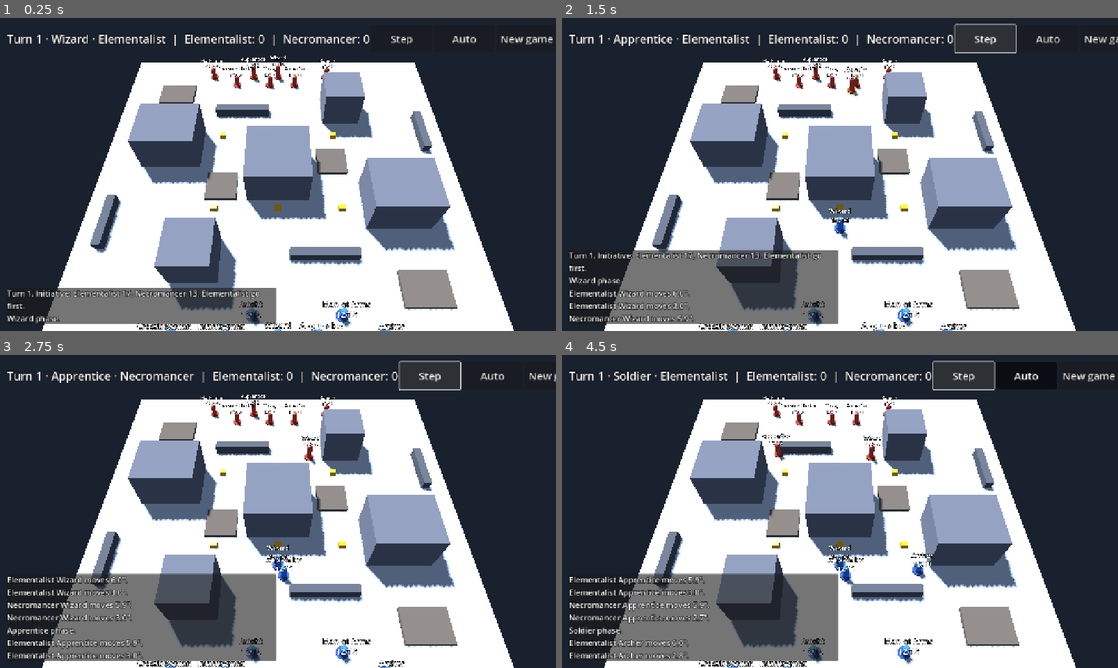
Above: before the commit, frames 1-4 (two rows, left to right).
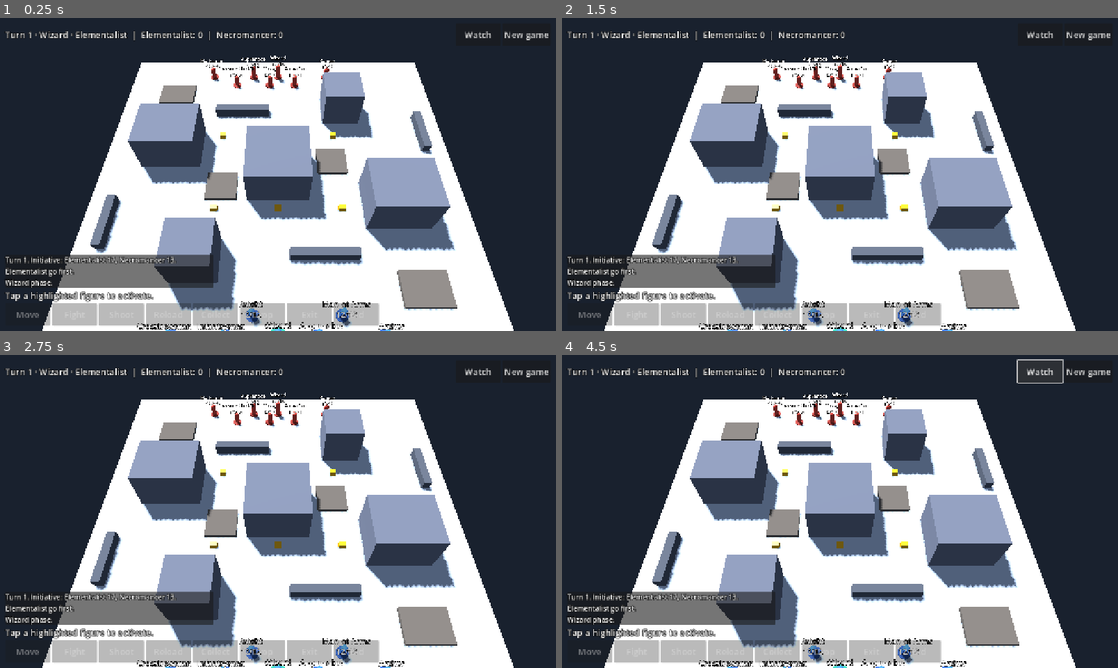
Above: after the commit, the same moments.

Repository: drag0nblad3/Frostgame
Game: Godot game, scene res://scenes/main.tscn
Same seed, same stepped clock (60 frames per second), same inputs: the game is played once before the commit and once after it.
Inputs (mouse positions are in pixels of both pictures, inside the frame that each line leads up to):
- Up to frame 1 (0.25 s): no input
- Up to frame 2 (1.5 s): click (962, 39) at 0.5 s, where only the run before the commit has a clickable "Step"; click (967, 39) at 1.25 s, where only the run before the commit has a clickable "Step"
- Up to frame 3 (2.75 s): click (422, 376) at 2 s, where only the run before the commit has a clickable "Step"
- Up to frame 4 (4.5 s): click (990, 376) at 2.75 s, where only the run before the commit has a clickable "Step"; click (1040, 370) at 3.5 s, where only the run after the commit has a clickable "Watch"; click (945, 370) at 4.25 s, where only the run after the commit has a clickable "Watch"

The runs differ from the first frame. In frame 1, 11% of the frame differs, in the area x 1-100%, y 4-100%; in frame 2, 11%; in frame 3, 13%; in frame 4, 15%, in the area x 1-100%, y 1-100%.

Commit message:
Add human-controlled warband, legal action previews and touch commands

Diff:
--- a/src/core/state/game_controller.gd
+++ b/src/core/state/game_controller.gd
@@ -82,11 +82,16 @@
 	return f != null and f.in_play() and f.actions_left > 0 and not f.acted
 
 
+func can_fight(target_id: int) -> bool:
+	var t := state.figure(target_id)
+	return can_act() and t != null and Contact.enemies_of(state.figures, state.active()).has(t)
+
+
 func fight(target_id: int) -> bool:
+	if not can_fight(target_id):
+		return false
 	var f := state.active()
 	var t := state.figure(target_id)
-	if not can_act() or t == null or not Contact.enemies_of(state.figures, f).has(t):
-		return false
 	var res := Melee.resolve(dice, state.figures, f, t, state.critical_hits)
 	_spend(f)
 	res["id"] = f.id
@@ -119,15 +124,16 @@
 
 
 ## Reload may replace the movement action (p. 34); never while engaged.
+func can_reload() -> bool:
+	var f := state.active()
+	return f != null and f.in_play() and f.actions_left > 0 and f.ranged != null and f.ranged.needs_reload and not f.loaded and not Contact.in_combat(state.figures, f) and (f.moves_taken == 0 or can_act())
+
+
 func reload() -> bool:
+	if not can_reload():
+		return false
 	var f := state.active()
-	if f == null or f.actions_left <= 0 or f.ranged == null or not f.ranged.needs_reload or f.loaded:
-		return false
-	if Contact.in_combat(state.figures, f):
-		return false
 	if f.moves_taken > 0:
-		if not can_act():
-			return false
 		_spend(f)
 	else:
 		f.actions_left -= 1
@@ -175,3 +181,11 @@
 
 func exit_table(node: Vector2i) -> bool:
 	return _loot.exit_table(node)
+
+
+func can_drop_treasure(at: Vector2) -> bool:
+	return _loot.can_drop(at)
+
+
+func can_exit_table(node: Vector2i, r: MoveReach = null) -> bool:
+	return _loot.can_exit(node, r)
--- a/src/core/state/treasure_actions.gd
+++ b/src/core/state/treasure_actions.gd
@@ -25,7 +25,7 @@
 	return true
 
 
-func drop(at: Vector2) -> bool:
+func can_drop(at: Vector2) -> bool:
 	var f := _c.state.active()
 	if f == null or not f.in_play() or f.treasure_id < 0 or f.actions_left <= 0:
 		return false
@@ -38,9 +38,14 @@
 	for other in _c.state.figures:
 		if other.in_play() and other.pos.distance_to(at) < Figure.BASE_RADIUS + TreasureRules.TOKEN_RADIUS:
 			return false
+	return f.moves_taken == 0 or _c.can_act()
+
+
+func drop(at: Vector2) -> bool:
+	if not can_drop(at):
+		return false
+	var f := _c.state.active()
 	if f.moves_taken > 0:
-		if not _c.can_act():
-			return false
 		_c._spend(f)
 	else:
 		f.actions_left -= 1
@@ -61,11 +66,12 @@
 	_c.emit("treasure_drop", {"id": f.id, "treasure": token.id, "at": at})
 
 
-func exit_table(node: Vector2i) -> bool:
+func can_exit(node: Vector2i, r: MoveReach = null) -> bool:
 	if not _c.can_move():
 		return false
 	var f := _c.state.active()
-	var r := _c.reach()
+	if r == null:
+		r = _c.reach()
 	var at := MoveGrid.to_pos(node)
 	if not r.can_reach(node) or TreasureRules.edge_distance(_c.state.board, at) > Figure.BASE_RADIUS + 0.01:
 		return false
@@ -75,6 +81,13 @@
 	for enemy in _c.state.figures:
 		if enemy.in_play() and enemy.side != f.side and Contact.touching(enemy.pos, at):
 			return false
+	return true
+
+
+func exit_table(node: Vector2i) -> bool:
+	if not can_exit(node):
+		return false
+	var f := _c.state.active()
 	if not _c.move_to(node):
 		return false
 	if f.treasure_id >= 0:
--- /dev/null
+++ b/src/view/battle/battle_input.gd
@@ -0,0 +1,172 @@
+class_name BattleInput
+extends RefCounted
+## Player intents and legal-target previews. All mutations go through GameController.
+
+var c: GameController
+var hud: BattleHud
+var camera: Camera3D
+var markers: BattleMarkers
+var mode := ""
+var available: Array[String] = []
+var reach: MoveReach
+var targets: Array[Figure] = []
+var tokens: Array[TreasureToken] = []
+var nodes: Array[Vector2i] = []
+var drops: Array[Vector2] = []
+
+
+func _init(controller: GameController, command_bar: BattleHud, cam: Camera3D, overlay: BattleMarkers) -> void:
+	c = controller
+	hud = command_bar
+	camera = cam
+	markers = overlay
+
+
+func lock(hint: String) -> void:
+	hud.set_actions([], "", hint)
+	markers.clear()
+
+
+func refresh() -> void:
+	available.clear()
+	reach = null
+	var f := c.state.active()
+	if f == null:
+		mode = "select"
+		preview()
+		return
+	if c.can_move():
+		reach = c.reach()
+		available.append("move")
+		for n: Vector2i in reach.nodes():
+			if c.can_exit_table(n, reach):
+				available.append("exit")
+				break
+	for enemy in c.state.figures:
+		if c.can_fight(enemy.id) and not available.has("fight"):
+			available.append("fight")
+		if c.can_shoot(enemy.id) and not available.has("shoot"):
+			available.append("shoot")
+	for token in c.state.treasures:
+		if c.can_pick_up(token.id):
+			available.append("collect")
+			break
+	if c.can_reload():
+		available.append("reload")
+	drops.clear()
+	for dx in range(-2, 3):
+		for dy in range(-2, 3):
+			var at := f.pos + Vector2(dx, dy) * 0.5
+			if c.can_drop_treasure(at):
+				drops.append(at)
+	if not drops.is_empty():
+		available.append("drop")
+	available.append("end")
+	if not available.has(mode) or mode in ["reload", "end"]:
+		mode = available[0] if available[0] not in ["reload", "end"] else ""
+	preview()
+
+
+func preview() -> void:
+	targets.clear()
+	tokens.clear()
+	nodes.clear()
+	var points: Array[Vector2] = []
+	var color := Color(0.28, 0.9, 0.8)
+	var radius := 0.17
+	var hint := "Tap a highlighted figure to activate."
+	var f := c.state.active()
+	match mode:
+		"select":
+			targets.assign(c.activatable())
+			radius = 0.65
+		"move", "exit":
+			if reach != null:
+				for n: Vector2i in reach.nodes():
+					if mode == "move" or c.can_exit_table(n, reach):
+						nodes.append(n)
+						points.append(MoveGrid.to_pos(n))
+			hint = "Tap a marked destination." if mode == "move" else "Tap a marked table edge to retreat."
+		"fight", "shoot":
+			for t in c.state.figures:
+				if (c.can_fight(t.id) if mode == "fight" else c.can_shoot(t.id)):
+					targets.append(t)
+			radius = 0.65
+			color = Color(1.0, 0.35, 0.25)
+			hint = "Tap a marked enemy."
+		"collect":
+			for token in c.state.treasures:
+				if c.can_pick_up(token.id):
+					tokens.append(token)
+					points.append(token.pos)
+			radius = 0.5
+			color = Color(1.0, 0.78, 0.15)
+			hint = "Tap a marked treasure."
+		"drop":
+			points.assign(drops)
+			hint = "Tap a marked place to drop treasure."
+		_:
+			hint = "Choose Reload or End."
+	for t in targets:
+		points.append(t.pos)
+	markers.show_points(points, color, radius)
+	if f != null:
+		hint = "%s · %d action(s) · HP %d/%d%s — %s" % [f.label(), f.actions_left, f.health, f.def.health, " · Carrying treasure" if f.treasure_id >= 0 else "", hint]
+	hud.set_actions(available, mode, hint)
+
+
+func action(key: String) -> bool:
+	if not available.has(key):
+		return false
+	match key:
+		"reload":
+			return c.reload()
+		"end":
+			c.end_activation()
+			mode = ""
+			return true
+	mode = key
+	preview()
+	return false
+
+
+func tap(screen: Vector2) -> bool:
+	if mode in ["select", "fight", "shoot"]:
+		var id := _figure_at(screen)
+		if id < 0:
+			return false
+		match mode:
+			"select": return c.activate(id)
+			"fight": return c.fight(id)
+			"shoot": return c.shoot(id)
+	var hit: Variant = Plane(Vector3.UP, 0.0).intersects_ray(camera.project_ray_origin(screen), camera.project_ray_normal(screen))
+	if hit == null:
+		return false
+	var at := TableSpace.to_table(hit)
+	if mode == "collect":
+		for token in tokens:
+			if at.distance_to(token.pos) <= 0.9:
+				return c.pick_up(token.id)
+	if mode == "drop":
+		for p in drops:
+			if at.distance_to(p) <= 0.3:
+				return c.drop_treasure(p)
+	if mode in ["move", "exit"]:
+		var n := MovePlanner.node_at(at)
+		if nodes.has(n):
+			return c.move_to(n) if mode == "move" else c.exit_table(n)
+	return false
+
+
+func _figure_at(screen: Vector2) -> int:
+	var id := -1
+	var distance := 42.0
+	for f in targets:
+		var point := TableSpace.to_world(f.pos, 0.75)
+		if camera.is_position_behind(point):
+			continue
+		var d := screen.distance_to(camera.unproject_position(point))
+		if d < distance:
+			distance = d
+			id = f.id
+	return id
--- /dev/null
+++ b/src/view/battle/battle_markers.gd
@@ -0,0 +1,34 @@
+class_name BattleMarkers
+extends Node3D
+## Instanced tabletop markers: legal movement positions or selectable targets.
+
+var _markers: MultiMeshInstance3D
+
+
+func clear() -> void:
+	if _markers != null:
+		_markers.queue_free()
+		_markers = null
+
+
+func show_points(points: Array[Vector2], color: Color, radius: float) -> void:
+	clear()
+	if points.is_empty():
+		return
+	_markers = MultiMeshInstance3D.new()
+	var disk := CylinderMesh.new()
+	disk.top_radius = radius
+	disk.bottom_radius = radius
+	disk.height = 0.025
+	var mat := StandardMaterial3D.new()
+	mat.shading_mode = BaseMaterial3D.SHADING_MODE_UNSHADED
+	mat.albedo_color = color
+	disk.material = mat
+	var mm := MultiMesh.new()
+	mm.transform_format = MultiMesh.TRANSFORM_3D
+	mm.mesh = disk
+	mm.instance_count = points.size()
+	for i in points.size():
+		mm.set_instance_transform(i, Transform3D(Basis.IDENTITY, TableSpace.to_world(points[i], 0.035)))
+	_markers.multimesh = mm
+	add_child(_markers)
--- a/src/view/battle/battle_scene.gd
+++ b/src/view/battle/battle_scene.gd
@@ -1,6 +1,5 @@
 extends Node3D
-## Composition root for watching a game: loads the scenario, wires the
-## controller to the views, and lets the bot play both warbands.
+## Composition root for human-vs-bot play or optional bot-vs-bot observation.
 
 const SCENARIO := "treasure_skirmish"
 ## Pause between bot activations in Auto mode (seconds).
@@ -10,6 +9,11 @@
 var player: EventPlayer
 var hud: BattleHud
 var auto_play := false
+var watch_mode := false
+var player_side := 0
+var _input: BattleInput
+var _markers: BattleMarkers
+var _dirty := true
 var _figures: FigureDb
 var _terrain: TerrainDb
 var _board_view: BoardView
@@ -27,15 +31,26 @@
 	add_child(_rig)
 	hud = BattleHud.new()
 	add_child(hud)
-	hud.step_pressed.connect(step)
+	hud.step_pressed.connect(func() -> void:
+		if watch_mode:
+			step())
 	hud.auto_toggled.connect(func(on: bool) -> void: auto_play = on)
+	hud.watch_toggled.connect(set_watch_mode)
+	hud.action_pressed.connect(_on_action)
 	hud.new_game_pressed.connect(func() -> void: new_game(0))
+	_rig.tapped.connect(_on_tap)
+	_markers = BattleMarkers.new()
+	add_child(_markers)
 	new_game(0)
 
 
 func new_game(seed_value: int) -> void:
 	if player != null:
 		player.queue_free()
+	_markers.clear()
+	auto_play = false
+	hud.set_auto(false)
+	_wait = 0.0
 	var state := ScenarioLoader.load_id(SCENARIO, _figures, _terrain)
 	controller = GameController.new(state, Dice.new(seed_value))
 	_board_view.build(state.board)
@@ -52,20 +67,29 @@
 	hud.clear_log()
 	player.line_logged.connect(hud.add_line)
 	controller.event_emitted.connect(player.push)
+	controller.event_emitted.connect(_on_event)
+	_input = BattleInput.new(controller, hud, _rig.camera, _markers)
 	controller.start_game()
 	_update_status()
+	_dirty = true
 
 
 ## Plays one bot activation for whichever side is to move.
 func step() -> void:
-	if controller.state.over or not player.idle():
+	if controller.state.over or not player.idle() or controller.state.active() != null:
 		return
 	Bot.play_activation(controller)
 	_update_status()
 
 
 func _process(delta: float) -> void:
-	if not auto_play or controller.state.over or not player.idle():
+	if controller == null or not player.idle():
+		_wait = 0.0
+		return
+	if _dirty:
+		_refresh()
+	var s := controller.state
+	if s.over or (watch_mode and not auto_play) or (not watch_mode and s.current_side() == player_side):
 		_wait = 0.0
 		return
 	_wait += delta
@@ -74,13 +98,61 @@
 		step()
 
 
+func set_watch_mode(on: bool) -> void:
+	if controller.state.active() != null or not player.idle():
+		hud.set_watch(watch_mode, false, false)
+		return
+	watch_mode = on
+	auto_play = false
+	hud.set_auto(false)
+	_dirty = true
+
+
+func _human_turn() -> bool:
+	return not watch_mode and not controller.state.over and controller.state.current_side() == player_side
+
+
+func _on_event(_event: GameEvent) -> void:
+	_dirty = true
+
+
+func _refresh() -> void:
+	_dirty = false
+	_update_status()
+	hud.set_watch(watch_mode, controller.state.active() == null, true)
+	if _human_turn():
+		_input.refresh()
+	else:
+		_input.lock("Battle complete." if controller.state.over else ("Watch mode · Step or Auto." if watch_mode else "Rival warband is acting."))
+
+
+func _lock_after_action() -> void:
+	_input.lock("Resolving action…")
+	hud.set_watch(watch_mode, false, false)
+	_update_status()
+	_dirty = true
+
+
+func _on_action(key: String) -> void:
+	if _human_turn() and player.idle() and not _dirty:
+		if _input.action(key):
+			_lock_after_action()
+
+
+func _on_tap(at: Vector2) -> void:
+	if _human_turn() and player.idle() and not _dirty and not hud.blocks_tap(at):
+		if _input.tap(at):
+			_lock_after_action()
+
+
 func _update_status() -> void:
 	var s := controller.state
 	var score := ""
 	for side in s.side_count():
 		score += "  |  %s: %d" % [s.side_names[side], s.secured_count(side)]
 	if s.over:
-		hud.set_status("Turn %d — game over%s" % [s.turn, score])
+		var result := "Draw" if s.winner < 0 else "%s win" % s.side_names[s.winner]
+		hud.set_status("Turn %d — %s%s" % [s.turn, result, score])
 		return
 	hud.set_status("Turn %d · %s · %s%s" % [s.turn, Phase.name_of(s.phase), s.side_names[s.current_side()], score])
 
--- a/src/view/camera_rig.gd
+++ b/src/view/camera_rig.gd
@@ -3,6 +3,15 @@
 ## Orbit camera around a point on the table.
 ## Mouse: left-drag orbit, right-drag pan, wheel zoom.
 ## Touch: one-finger drag orbit, two-finger drag pan, pinch zoom.
+
+signal tapped(at: Vector2)
+
+const TAP_SLOP := 12.0
+var _mouse_down := false
+var _mouse_start := Vector2.ZERO
+var _mouse_dragged := false
+var _touch_start := Vector2.ZERO
+var _touch_dragged := false
 
 var yaw := PI
 var pitch := deg_to_rad(55.0)
@@ -45,34 +54,61 @@
 
 
 func _unhandled_input(event: InputEvent) -> void:
-	if event is InputEventMouseMotion:
+	# Native touch is handled below; ignore its emulated mouse events here.
+	if event is InputEventMouse and event.device == -1:
+		return
+	if event is InputEventMouseButton:
+		if event.button_index == MOUSE_BUTTON_LEFT:
+			if event.pressed:
+				_mouse_down = true
+				_mouse_start = event.position
+				_mouse_dragged = false
+			else:
+				if _mouse_down and not _mouse_dragged and event.position.distance_to(_mouse_start) <= TAP_SLOP:
+					tapped.emit(event.position)
+				_mouse_down = false
+		elif event.pressed and event.button_index == MOUSE_BUTTON_WHEEL_UP:
+			distance *= 0.9
+			_apply()
+		elif event.pressed and event.button_index == MOUSE_BUTTON_WHEEL_DOWN:
+			distance *= 1.1
+			_apply()
+	elif event is InputEventMouseMotion:
 		if event.button_mask & MOUSE_BUTTON_MASK_LEFT:
-			yaw -= event.relative.x * 0.008
-			pitch += event.relative.y * 0.006
-			_apply()
+			if _mouse_down and event.position.distance_to(_mouse_start) > TAP_SLOP:
+				_mouse_dragged = true
+			if _mouse_dragged:
+				yaw -= event.relative.x * 0.008
+				pitch += event.relative.y * 0.006
+				_apply()
 		elif event.button_mask & MOUSE_BUTTON_MASK_RIGHT:
 			_pan(event.relative)
-	elif event is InputEventMouseButton and event.pressed:
-		if event.button_index == MOUSE_BUTTON_WHEEL_UP:
-			distance *= 0.9
-			_apply()
-		elif event.button_index == MOUSE_BUTTON_WHEEL_DOWN:
-			distance *= 1.1
-			_apply()
 	elif event is InputEventScreenTouch:
 		if event.pressed:
+			if _touches.is_empty():
+				_touch_start = event.position
+				_touch_dragged = false
+			else:
+				_touch_dragged = true
 			_touches[event.index] = event.position
 		else:
+			if _touches.has(event.index) and _touches.size() == 1 and not _touch_dragged and event.position.distance_to(_touch_start) <= TAP_SLOP and not event.canceled:
+				tapped.emit(event.position)
 			_touches.erase(event.index)
 		if _touches.size() == 2:
 			_pinch_start = _touch_span()
 			_pinch_distance = distance
 	elif event is InputEventScreenDrag:
+		if not _touches.has(event.index):
+			return
 		_touches[event.index] = event.position
 		if _touches.size() == 1:
-			yaw -= event.relative.x * 0.008
-			pitch += event.relative.y * 0.006
-			_apply()
+			if event.position.distance_to(_touch_start) > TAP_SLOP:
+				_touch_dragged = true
+			if _touch_dragged:
+				yaw -= event.relative.x * 0.008
+				pitch += event.relative.y * 0.006
+				_apply()
 		elif _touches.size() == 2:
 			_pan(event.relative * 0.5)
 			var span := _touch_span()
--- a/src/view/hud/battle_hud.gd
+++ b/src/view/hud/battle_hud.gd
@@ -1,40 +1,55 @@
 class_name BattleHud
 extends CanvasLayer
-## Status line, recent log and the Step / Auto / New game buttons.
-## Emits intents only.
+## Touch-friendly command bar and contextual battle log. Emits player intents.
 
 signal step_pressed
 signal auto_toggled(on: bool)
+signal watch_toggled(on: bool)
 signal new_game_pressed
+signal action_pressed(action: String)
 
-const LOG_LINES := 7
+const LOG_LINES := 4
+const ACTIONS := {"move": "Move", "fight": "Fight", "shoot": "Shoot", "reload": "Reload", "collect": "Collect", "drop": "Drop", "exit": "Exit", "end": "End"}
 
 var _status: Label
+var _hint: Label
 var _log: Label
 var _lines: Array[String] = []
 var _auto: Button
+var _step: Button
+var _watch: Button
+var _buttons := {}
+var _blocks: Array[Control] = []
+var _action_row: HFlowContainer
 
 
 func _ready() -> void:
 	var root := MarginContainer.new()
 	root.set_anchors_preset(Control.PRESET_FULL_RECT)
 	for side in ["left", "right", "top", "bottom"]:
-		root.add_theme_constant_override("margin_" + side, 16)
+		root.add_theme_constant_override("margin_" + side, 12)
 	root.mouse_filter = Control.MOUSE_FILTER_IGNORE
 	add_child(root)
 	var col := VBoxContainer.new()
 	col.mouse_filter = Control.MOUSE_FILTER_IGNORE
 	root.add_child(col)
 	var top := HBoxContainer.new()
+	top.mouse_filter = Control.MOUSE_FILTER_IGNORE
 	col.add_child(top)
-	_status = _label(26)
+	_status = _label(20)
 	_status.size_flags_horizontal = Control.SIZE_EXPAND_FILL
+	_status.autowrap_mode = TextServer.AUTOWRAP_WORD_SMART
 	top.add_child(_status)
-	top.add_child(_button("Step", func() -> void: step_pressed.emit()))
+	_watch = _button("Watch", func() -> void: watch_toggled.emit(_watch.button_pressed))
+	_watch.toggle_mode = true
+	top.add_child(_watch)
+	_step = _button("Step", func() -> void: step_pressed.emit())
+	top.add_child(_step)
 	_auto = _button("Auto", func() -> void: auto_toggled.emit(_auto.button_pressed))
 	_auto.toggle_mode = true
 	top.add_child(_auto)
 	top.add_child(_button("New game", func() -> void: new_game_pressed.emit()))
+	_blocks.append(top)
 	var spacer := Control.new()
 	spacer.size_flags_vertical = Control.SIZE_EXPAND_FILL
 	spacer.mouse_filter = Control.MOUSE_FILTER_IGNORE
@@ -42,19 +57,58 @@
 	var panel := PanelContainer.new()
 	panel.mouse_filter = Control.MOUSE_FILTER_IGNORE
 	panel.size_flags_horizontal = Control.SIZE_SHRINK_BEGIN
-	panel.custom_minimum_size = Vector2(620, 0)
+	panel.custom_minimum_size = Vector2(480, 0)
 	col.add_child(panel)
-	_log = _label(18)
+	_log = _label(16)
 	_log.autowrap_mode = TextServer.AUTOWRAP_WORD_SMART
 	panel.add_child(_log)
+	_blocks.append(panel)
+	_hint = _label(20)
+	_hint.autowrap_mode = TextServer.AUTOWRAP_WORD_SMART
+	col.add_child(_hint)
+	_blocks.append(_hint)
+	_action_row = HFlowContainer.new()
+	_action_row.mouse_filter = Control.MOUSE_FILTER_IGNORE
+	col.add_child(_action_row)
+	_blocks.append(_action_row)
+	for key: String in ACTIONS:
+		var button := _button(ACTIONS[key], func() -> void: action_pressed.emit(key))
+		button.toggle_mode = key not in ["reload", "end"]
+		_action_row.add_child(button)
+		_buttons[key] = button
 
 
 func set_status(text: String) -> void:
 	_status.text = text
 
 
+func set_watch(on: bool, can_change: bool, idle: bool) -> void:
+	_watch.set_pressed_no_signal(on)
+	_watch.disabled = not can_change
+	_step.visible = on
+	_auto.visible = on
+	_step.disabled = not idle
+	_auto.disabled = not on
+	_action_row.visible = not on
+
+
 func set_auto(on: bool) -> void:
 	_auto.set_pressed_no_signal(on)
+
+
+func set_actions(available: Array[String], mode: String, hint: String) -> void:
+	_hint.text = hint
+	for key: String in _buttons:
+		var b: Button = _buttons[key]
+		b.disabled = not available.has(key)
+		b.set_pressed_no_signal(key == mode and b.toggle_mode)
+
+
+func blocks_tap(at: Vector2) -> bool:
+	for c in _blocks:
+		if c.is_visible_in_tree() and c.get_global_rect().has_point(at):
+			return true
+	return false
 
 
 func add_line(text: String) -> void:
@@ -81,7 +135,7 @@
 func _button(text: String, on_press: Callable) -> Button:
 	var b := Button.new()
 	b.text = text
-	b.custom_minimum_size = Vector2(140, 64)
-	b.add_theme_font_size_override("font_size", 24)
+	b.custom_minimum_size = Vector2(104, 52)
+	b.add_theme_font_size_override("font_size", 20)
 	b.pressed.connect(on_press)
 	return b
--- /dev/null
+++ b/tests/player_smoke.gd
@@ -0,0 +1,62 @@
+extends SceneTree
+## Exercise player-facing commands against the actual battle scene.
+
+var _scene: Node
+var _frames := 0
+var _stage := 0
+
+
+func _initialize() -> void:
+	_scene = load("res://scenes/main.tscn").instantiate()
+	root.add_child(_scene)
+	_scene.new_game(1)
+	_scene.player.speed = 30.0
+
+
+func _process(_delta: float) -> bool:
+	_frames += 1
+	if _frames > 12000:
+		printerr("Player smoke timed out")
+		quit(1)
+		return true
+	if not _scene.player.idle() or _scene._dirty:
+		return false
+	var c: GameController = _scene.controller
+	if c.state.current_side() != 0:
+		return false
+	if _stage == 0:
+		var options := c.activatable()
+		if options.is_empty():
+			return _fail("No selectable player figure")
+		var p := _scene._rig.camera.unproject_position(TableSpace.to_world(options[0].pos, 0.75))
+		if not _scene._input.tap(p) or c.state.active() == null:
+			return _fail("Player selection failed")
+		_stage = 1
+	elif _stage == 1:
+		if not _scene._input.available.has("move"):
+			return _fail("Move not available")
+		_scene._input.action("move")
+		var start := c.state.active().pos
+		for n: Vector2i in _scene._input.nodes:
+			var at := MoveGrid.to_pos(n)
+			if start.distance_to(at) < 1.0:
+				continue
+			var p := _scene._rig.camera.unproject_position(TableSpace.to_world(at))
+			if not _scene._input.tap(p):
+				return _fail("Legal movement tap failed")
+			_stage = 2
+			return false
+		return _fail("No useful movement preview")
+	elif _stage == 2:
+		if not _scene._input.action("end") or c.state.active() != null:
+			return _fail("End activation failed")
+		print("Player smoke passed: select, preview, move, end")
+		quit(0)
+		return true
+	return false
+
+
+func _fail(message: String) -> bool:
+	printerr(message)
+	quit(1)
+	return true
--- /dev/null
+++ b/tests/unit/test_player_actions.gd
@@ -0,0 +1,37 @@
+extends TestCase
+
+
+func test_fight_preview_matches_action() -> void:
+	var c := make_game(make_board(), [fig("knight", 0, Vector2(10, 10)), fig("thug", 1, Vector2(11, 10)), fig("thug", 1, Vector2(20, 20))], LoadedDice.new([15, 10]))
+	check(not c.can_fight(2))
+	c.state.active_id = 1
+	c.state.active().actions_left = 2
+	check(c.can_fight(2))
+	check(not c.can_fight(3))
+	check(c.fight(2))
+	check(not c.can_fight(2))
+
+
+func test_reload_preview_matches_action() -> void:
+	var c := make_game(make_board(), [fig("crossbowman", 0, Vector2(10, 10)), fig("thug", 1, Vector2(20, 20))], Dice.new(1))
+	c.state.active_id = 1
+	var f := c.state.active()
+	f.actions_left = 2
+	check(not c.can_reload())
+	f.loaded = false
+	check(c.can_reload())
+	check(c.reload())
+	check(not c.can_reload())
+
+
+func test_retreat_preview_does_not_spend_action() -> void:
+	var c := make_game(make_board(), [fig("thug", 0, Vector2(2, 10)), fig("thug", 1, Vector2(20, 20))], Dice.new(1))
+	c.state.active_id = 1
+	c.state.active().actions_left = 2
+	var r := c.reach()
+	var edge := MovePlanner.node_at(Vector2(0.5, 10))
+	check(c.can_exit_table(edge, r))
+	check(not c.can_exit_table(MovePlanner.node_at(Vector2(3, 10)), r))
+	check_eq(c.state.active().actions_left, 2)
+	check(c.exit_table(edge))
+	check(not c.can_exit_table(edge))
--- a/tools/capture.gd
+++ b/tools/capture.gd
@@ -17,6 +17,7 @@
 		_left = int(args[1])
 	_scene = load("res://scenes/main.tscn").instantiate()
 	root.add_child(_scene)
+	_scene.watch_mode = true
 
 
 func _process(_delta: float) -> bool:
Not shown, changed: docs/PLANNING.md
Not shown, changed: docs/rules-coverage.md
